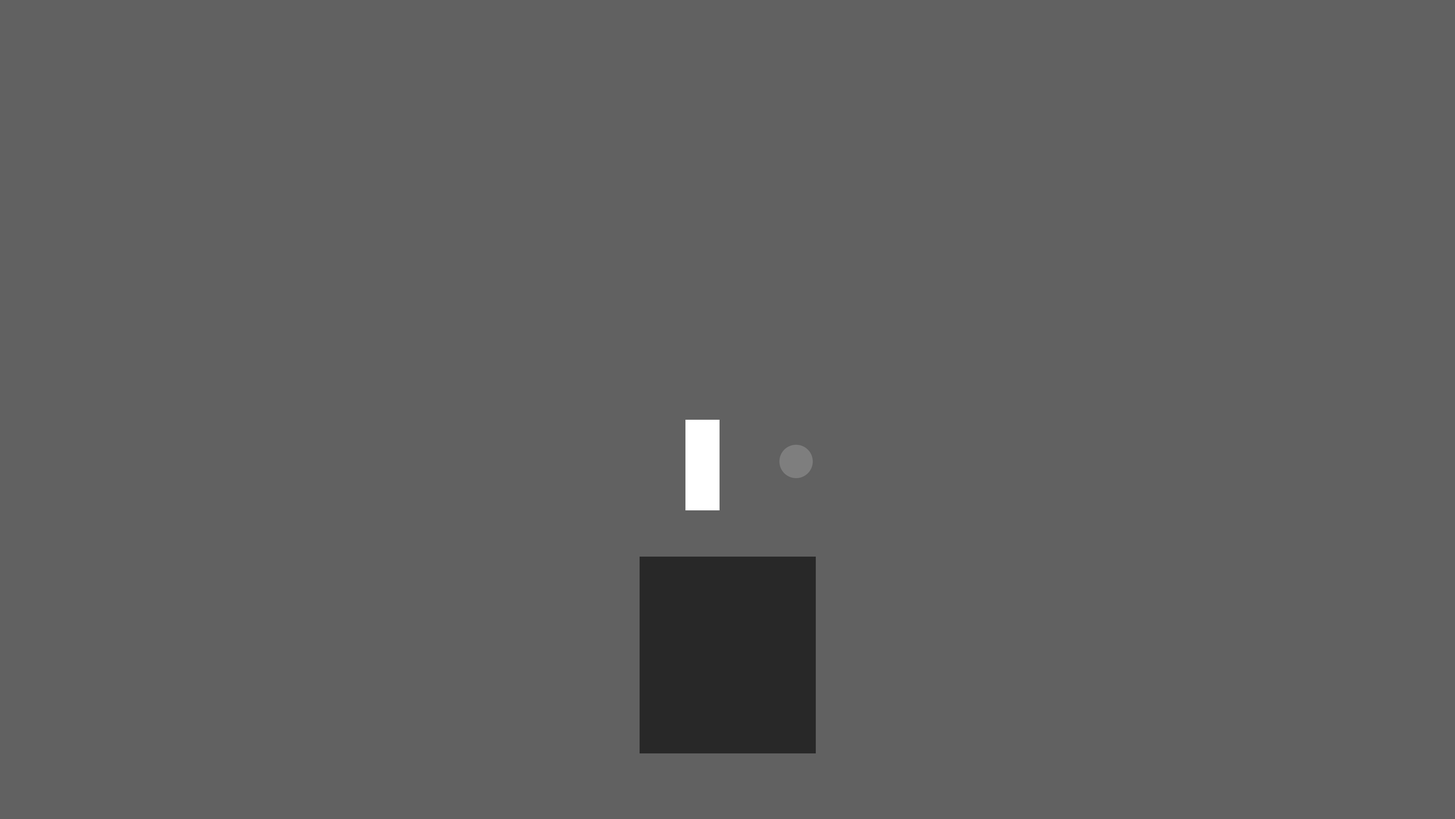
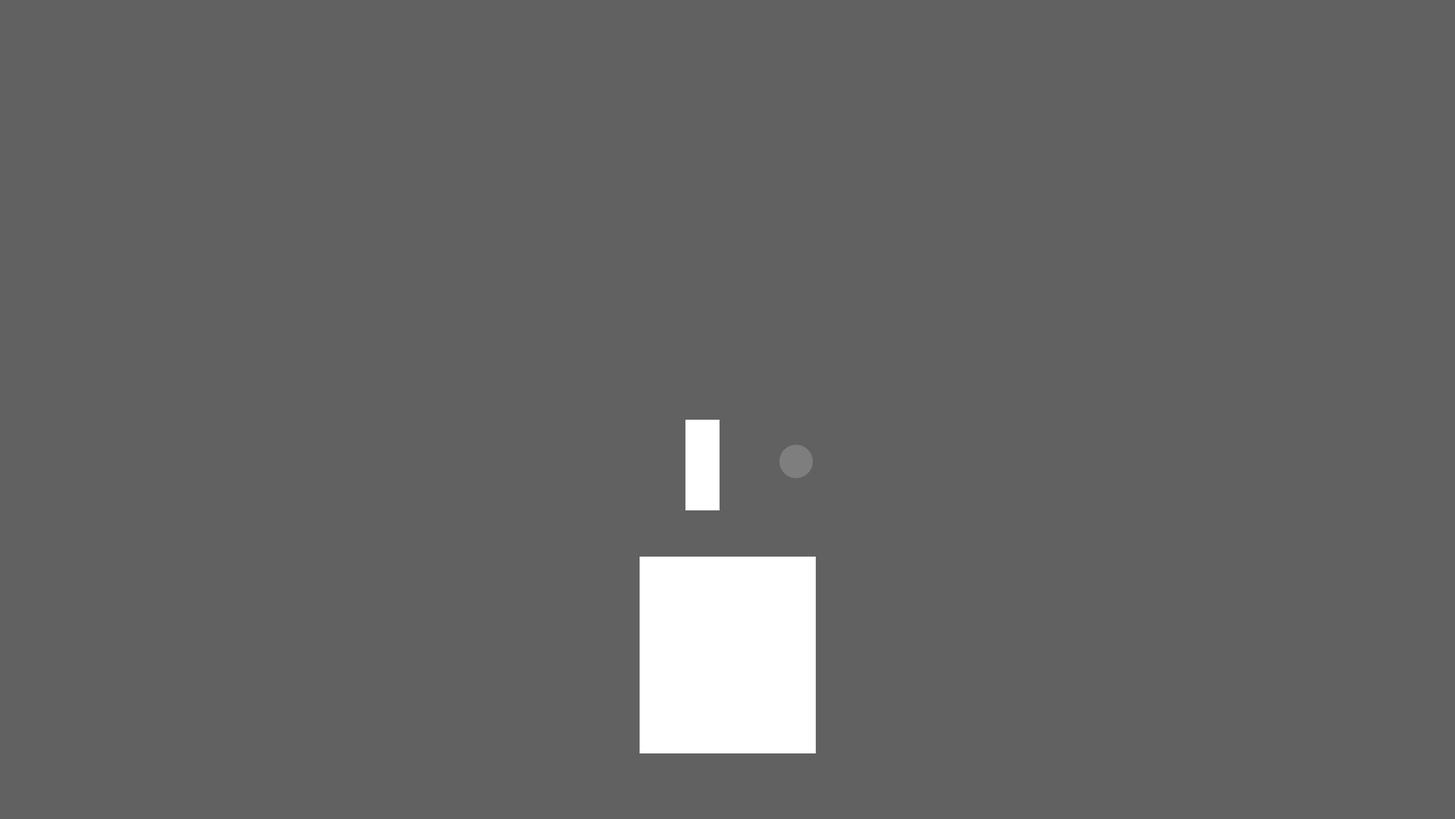
The second w=1455, h=819 image is a revision of the first. Changes to its layers:
painted on "Ground" over [639, 556, 816, 754]
